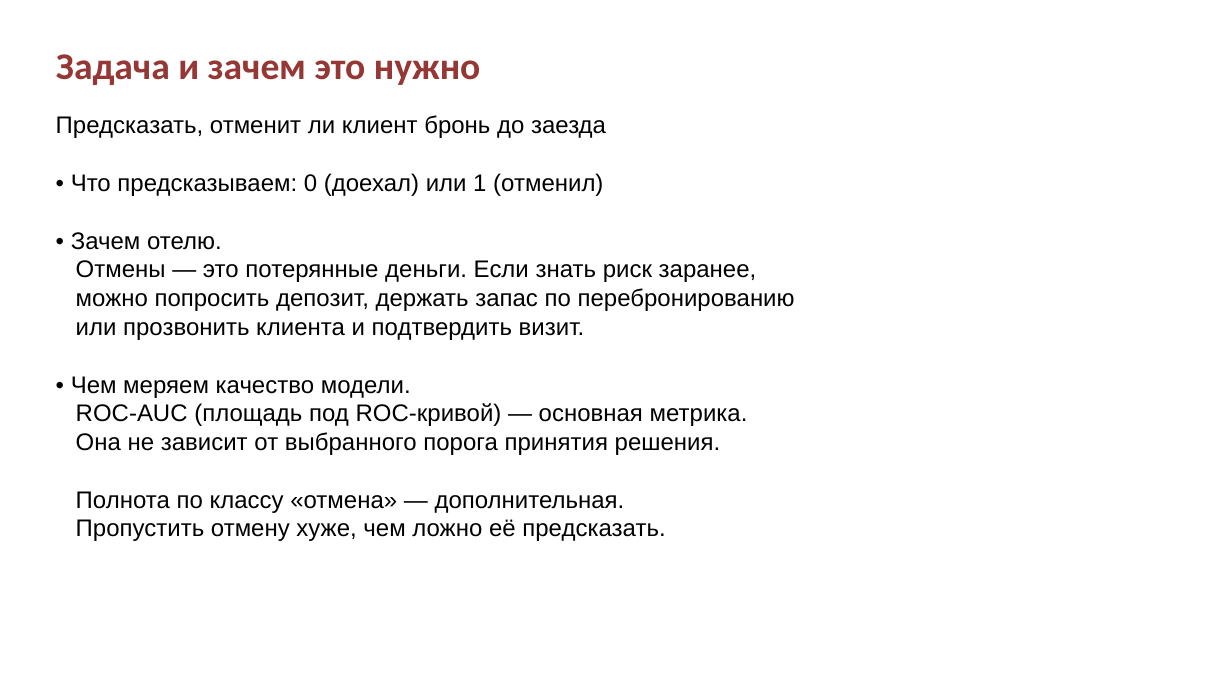
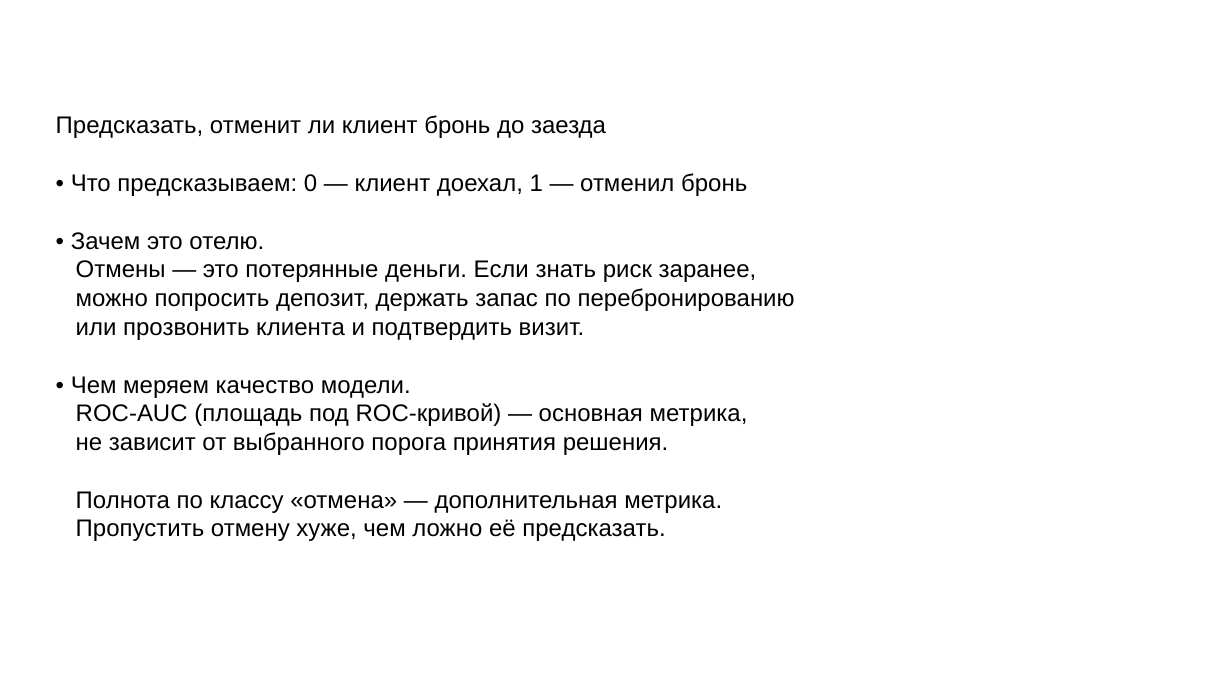
Before and after one commit to vitasha10/spbu2-project-sem2-ai, a slide deck: slide 2 of docs/presentation.pptx. Drawn at 1232x693 pixels with LibreOffice and Linux fonts; fonts in the diff are those of the drawing; background and template pictures are left out. Boxes give left, top, right and bottom in pixels: in the first picture for what was removed or moved away, otherwise in the second. Text is boxed around its words. In the diff, an @@ line names an element or a change of style, - is before the commit and + after.

Commit message:
tune presentation: charts, titles, text

```diff
--- a/docs/presentation.pptx
+++ b/docs/presentation.pptx
@@ title removed at bbox=[56, 54, 481, 85] @@
-Задача и зачем это нужно
@@ text at bbox=[71, 173, 747, 250]: text changed @@
-• Что предсказываем: 0 (доехал) или 1 (отменил)
-• Зачем отелю.
+• Что предсказываем: 0 — клиент доехал, 1 — отменил бронь
+• Зачем это отелю.
@@ text at bbox=[76, 403, 748, 513]: text changed @@
-ROC-AUC (площадь под ROC-кривой) — основная метрика.
-Она не зависит от выбранного порога принятия решения.
-Полнота по классу «отмена» — дополнительная.
+ROC-AUC (площадь под ROC-кривой) — основная метрика,
+не зависит от выбранного порога принятия решения.
+Полнота по классу «отмена» — дополнительная метрика.
```
Also in this commit, not shown: 13 other slides changed, 6 other files.
